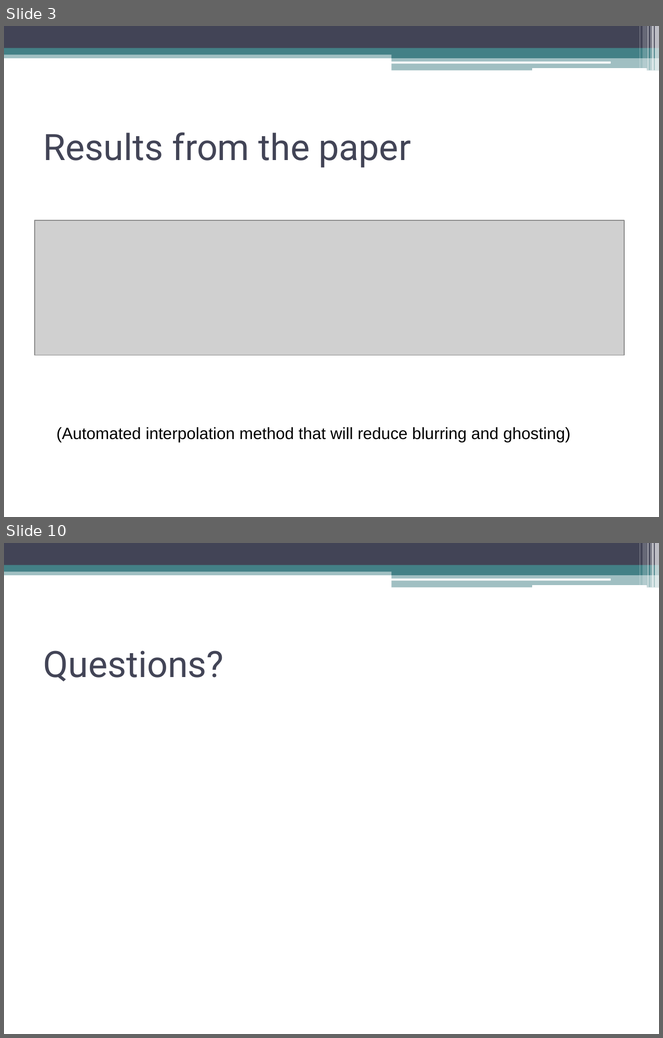
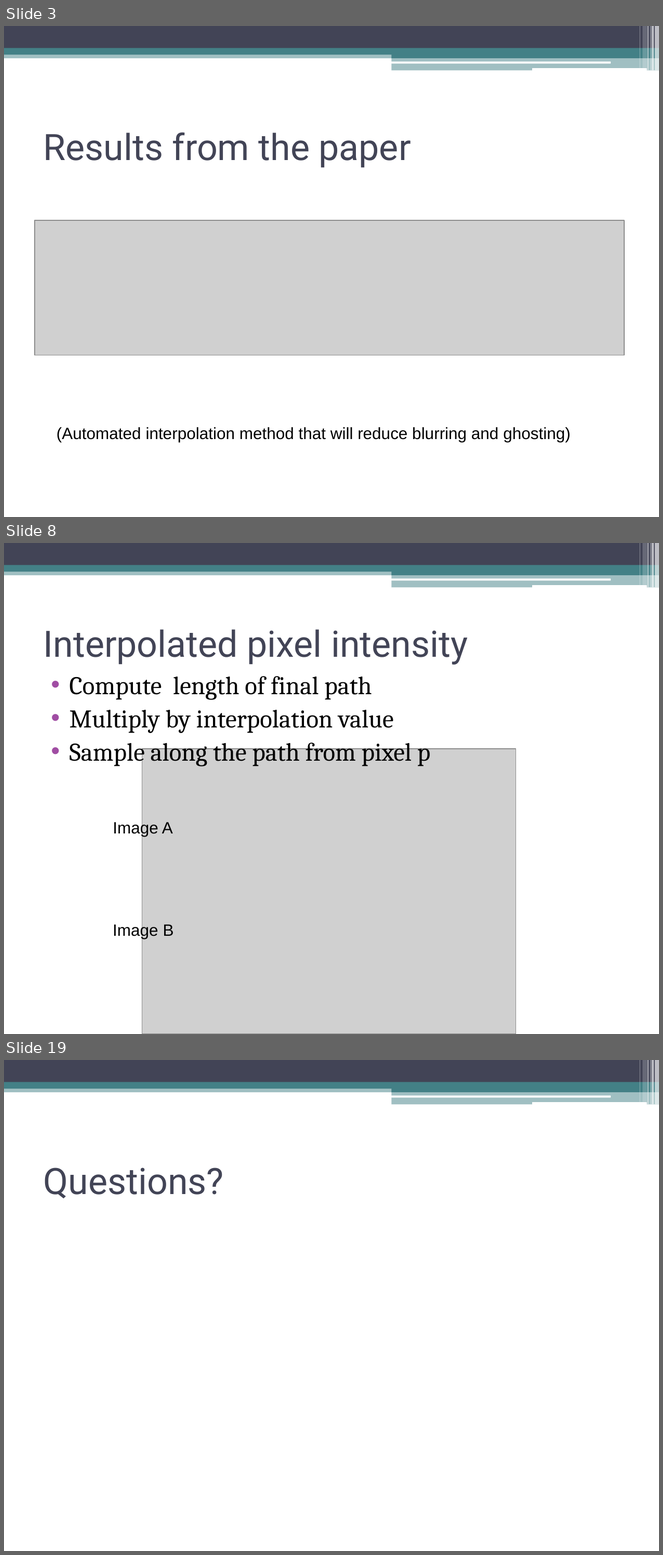
Before and after one commit to tmp0910/hmcinterpolation, a slide deck: FinalPresentation.ppt. Shown one above the other, each under a label of ours: slides 3 and 10 before the commit, slides 3, 8 and 19 after it; the slides between them are not shown. The pictures are 663x1038 and 663x1555 pixels, drawn with LibreOffice and Linux fonts; fonts in the diff are those of the drawing; grey boxes stand for pictures. Boxes give left, top, right and bottom in pixels: in the first picture for what was removed or moved away, otherwise in the second. Text is boxed around its words. In the diff, an @@ line names an element or a change of style, - is before the commit and + after.

```diff
--- a/FinalPresentation.ppt
+++ b/FinalPresentation.ppt
@@ slide 8 added at bbox=[4, 543, 659, 1034], background #FFFFFF; not listed: 13 template elements that a slide beside it also shows @@
@@ title added at bbox=[44, 629, 468, 665], 40 pt, text #424456 @@
+Interpolated pixel intensity
@@ text added at bbox=[70, 676, 430, 767], 28 pt, text #000000 @@
+• Compute length of final path
+• Multiply by interpolation value
+• Sample along the path from pixel p
@@ picture added at bbox=[142, 749, 516, 1034] @@
@@ text added at bbox=[113, 821, 173, 837], 18 pt, text #000000 @@
+Image A
@@ text added at bbox=[113, 923, 174, 939], 18 pt, text #000000 @@
+Image B
@@ what was slide 10 is now slide 19 @@
```
Also in this commit, not shown: 2 slides changed, 12 other slides added, 4 slides removed, 1 other file.
